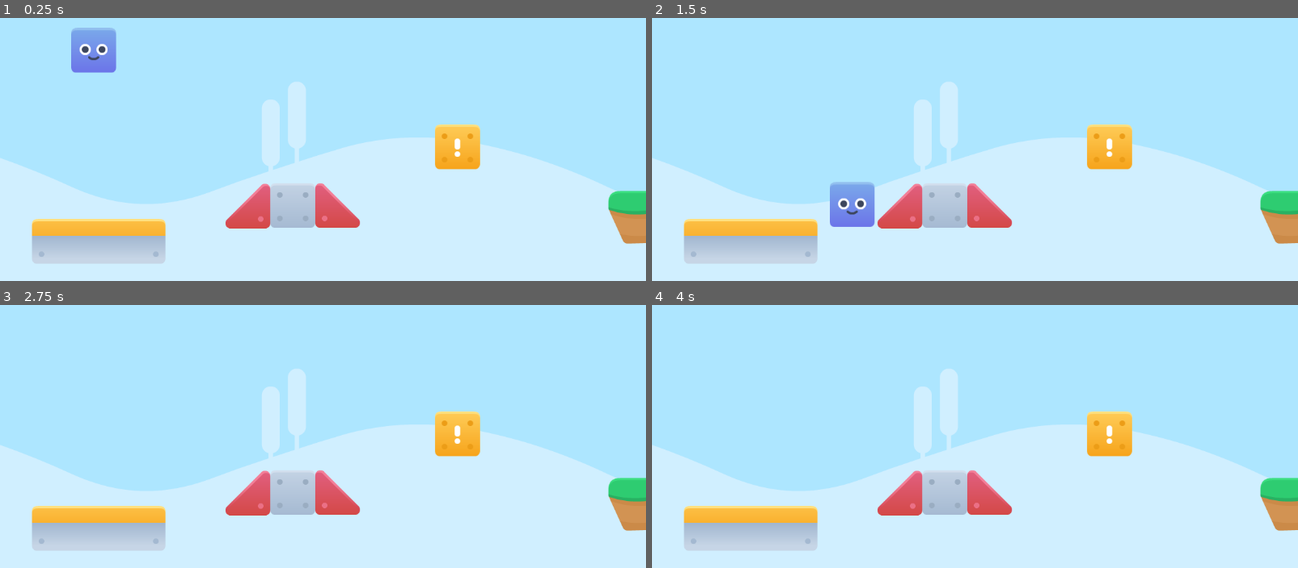
Above: before the commit, frames 1-4 (two rows, left to right).
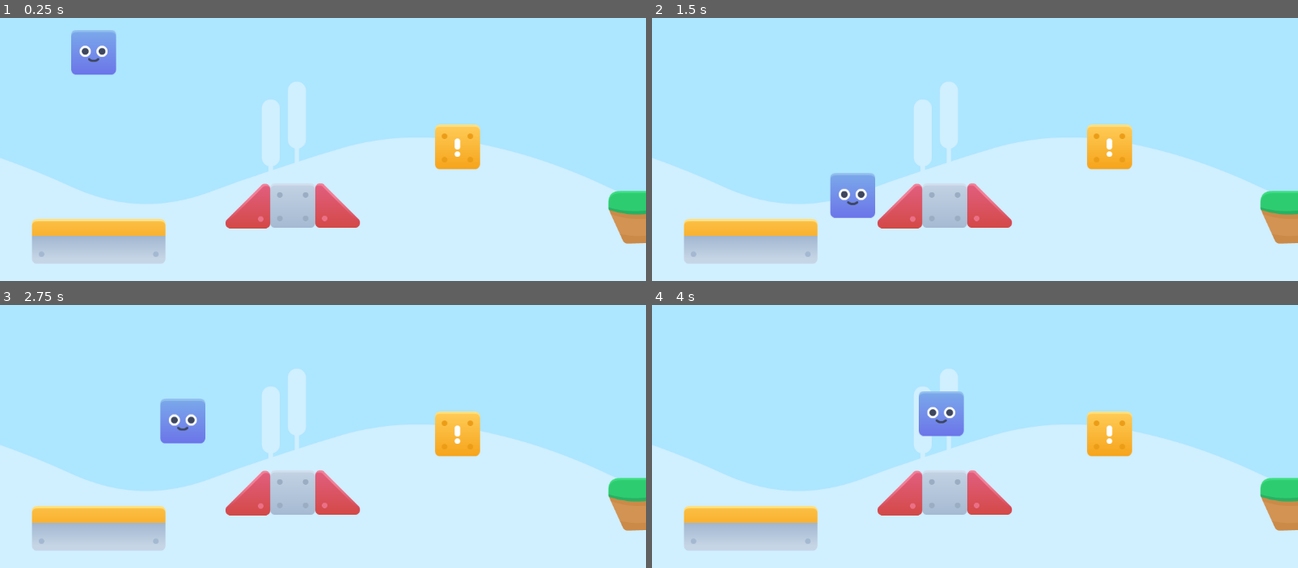
Above: after the commit, the same moments.

Repository: daribot/shapeuniverse
Game: Godot game, scene res://level1.tscn
The game is run twice, just before and just after one commit, with the same random seed, the same clock (stepped at 60 frames per second) and the same inputs.
Inputs:
- Up to frame 1 (0.25 s): no input
- Up to frame 2 (1.5 s): hold Right (derecha) from 0.53 s (still down); tap A (a) at 0.6 s; tap Up (saltar) at 0.77 s; tap D (d) at 0.8, 1.35 s
- Up to frame 3 (2.75 s): tap Up (saltar) at 1.52 s; tap W (w) at 1.55, 2.1 s; release Right (derecha) at 2.03 s; hold Left (izquierda) from 2.03 s (still down); tap A (a) at 2.3 s
- Up to frame 4 (4 s): release Left (izquierda) at 2.78 s; hold Right (derecha) from 2.78 s (still down); tap A (a) at 2.85 s; tap Up (saltar) at 3.02, 3.77 s; tap D (d) at 3.05, 3.6 s; tap W (w) at 3.8 s

The runs differ from the first frame. In frame 1, 0.3% of the frame differs, in the area x 11-19%, y 3-22%; in frame 2, 0.8%; in frame 3, 1.2%, in the area x 24-32%, y 35-53%; in frame 4, 1.2%.

Commit message:
Update level1.tscn

Diff:
--- a/level1.tscn
+++ b/level1.tscn
@@ -18,69 +18,24 @@
 [ext_resource type="Texture2D" uid="uid://k0c531t8frb8" path="res://assets/kenney_shape-characters/PNG/Default/tile_half_center.png" id="16_beq0j"]
 [ext_resource type="Texture2D" uid="uid://cmg2pj2xdkp26" path="res://assets/kenney_shape-characters/PNG/Default/tile_half_right.png" id="17_nauge"]
 
-[sub_resource type="RectangleShape2D" id="RectangleShape2D_usj0q"]
-size = Vector2(86, 80)
-
-[sub_resource type="RectangleShape2D" id="RectangleShape2D_crycw"]
-size = Vector2(234.5, 82)
-
 [sub_resource type="RectangleShape2D" id="RectangleShape2D_eqrsh"]
 size = Vector2(380, 102)
 
 [sub_resource type="RectangleShape2D" id="RectangleShape2D_ycv2e"]
 size = Vector2(268, 40)
 
+[sub_resource type="RectangleShape2D" id="RectangleShape2D_crycw"]
+size = Vector2(234.5, 82)
+
+[sub_resource type="RectangleShape2D" id="RectangleShape2D_usj0q"]
+size = Vector2(86, 80)
+
 [node name="Node2D" type="Node2D"]
-
-[node name="Bloque!" type="StaticBody2D" parent="."]
-position = Vector2(817.703, 408)
-
-[node name="TileExclamation" type="Sprite2D" parent="Bloque!"]
-position = Vector2(-2, 0)
-texture = ExtResource("1_usj0q")
-
-[node name="CollisionShape2D" type="CollisionShape2D" parent="Bloque!"]
-position = Vector2(0, 1)
-shape = SubResource("RectangleShape2D_usj0q")
 
 [node name="Jugador" parent="." instance=ExtResource("4_v8kj3")]
 position = Vector2(167, 227)
-
-[node name="PrimeraPlat" type="StaticBody2D" parent="."]
-position = Vector2(55, -31)
-
-[node name="CollisionShape2D" type="CollisionShape2D" parent="PrimeraPlat"]
-position = Vector2(120.75, 603)
-shape = SubResource("RectangleShape2D_crycw")
-
-[node name="Sprite2D" type="Sprite2D" parent="PrimeraPlat"]
-position = Vector2(200, 608)
-texture = ExtResource("1_ootpb")
-
-[node name="Sprite2D2" type="Sprite2D" parent="PrimeraPlat"]
-position = Vector2(42, 608)
-texture = ExtResource("2_v38iq")
-
-[node name="Sprite2D3" type="Sprite2D" parent="PrimeraPlat"]
-position = Vector2(120, 608)
-texture = ExtResource("3_v8kj3")
-
-[node name="SegundaPlat" type="StaticBody2D" parent="."]
-
-[node name="TileGrey" type="Sprite2D" parent="SegundaPlat"]
-position = Vector2(522, 513)
-texture = ExtResource("6_xy4tn")
-
-[node name="Sprite2D" type="Sprite2D" parent="SegundaPlat"]
-position = Vector2(442, 514)
-texture = ExtResource("7_usj0q")
-
-[node name="TileRampRight" type="Sprite2D" parent="SegundaPlat"]
-position = Vector2(602, 513)
-texture = ExtResource("8_5j5gb")
-
-[node name="CollisionPolygon2D" type="CollisionPolygon2D" parent="SegundaPlat"]
-polygon = PackedVector2Array(470, 468, 570, 468, 580, 468, 651, 539, 651, 552, 397, 553, 396, 539)
+gravity = 350
+speed = 201
 
 [node name="Camera2D" type="Camera2D" parent="." node_paths=PackedStringArray("object_to_follow")]
 position = Vector2(574, 326)
@@ -142,22 +97,90 @@
 position = Vector2(1, -1)
 shape = SubResource("RectangleShape2D_eqrsh")
 
-[node name="StaticBody2D" type="StaticBody2D" parent="."]
-position = Vector2(3162, 452)
+[node name="StaticBody2D3" type="StaticBody2D" parent="Plats"]
+position = Vector2(1887, -82)
 scale = Vector2(1, 1.74119)
 
-[node name="TileHalfLeft" type="Sprite2D" parent="StaticBody2D"]
+[node name="TileHalfLeft" type="Sprite2D" parent="Plats/StaticBody2D3"]
 position = Vector2(-189, 0)
 texture = ExtResource("15_1idop")
 
-[node name="TileHalfCenter" type="Sprite2D" parent="StaticBody2D"]
+[node name="TileHalfCenter" type="Sprite2D" parent="Plats/StaticBody2D3"]
 position = Vector2(-117, 0)
 scale = Vector2(2.08, 1)
 texture = ExtResource("16_beq0j")
 
-[node name="TileHalfRight" type="Sprite2D" parent="StaticBody2D"]
+[node name="TileHalfRight" type="Sprite2D" parent="Plats/StaticBody2D3"]
 texture = ExtResource("17_nauge")
 
-[node name="CollisionShape2D" type="CollisionShape2D" parent="StaticBody2D"]
+[node name="CollisionShape2D" type="CollisionShape2D" parent="Plats/StaticBody2D3"]
 position = Vector2(-94, 0)
 shape = SubResource("RectangleShape2D_ycv2e")
+
+[node name="StaticBody2D4" type="StaticBody2D" parent="Plats"]
+position = Vector2(2417, -132)
+scale = Vector2(1, 1.74119)
+
+[node name="TileHalfLeft" type="Sprite2D" parent="Plats/StaticBody2D4"]
+position = Vector2(-189, 0)
+texture = ExtResource("15_1idop")
+
+[node name="TileHalfCenter" type="Sprite2D" parent="Plats/StaticBody2D4"]
+position = Vector2(-117, 0)
+scale = Vector2(2.08, 1)
+texture = ExtResource("16_beq0j")
+
+[node name="TileHalfRight" type="Sprite2D" parent="Plats/StaticBody2D4"]
+texture = ExtResource("17_nauge")
+
+[node name="CollisionShape2D" type="CollisionShape2D" parent="Plats/StaticBody2D4"]
+position = Vector2(-94, 0)
+shape = SubResource("RectangleShape2D_ycv2e")
+
+[node name="PrimeraPlat" type="StaticBody2D" parent="Plats"]
+position = Vector2(-1220, -565)
+
+[node name="CollisionShape2D" type="CollisionShape2D" parent="Plats/PrimeraPlat"]
+position = Vector2(120.75, 603)
+shape = SubResource("RectangleShape2D_crycw")
+
+[node name="Sprite2D" type="Sprite2D" parent="Plats/PrimeraPlat"]
+position = Vector2(200, 608)
+texture = ExtResource("1_ootpb")
+
+[node name="Sprite2D2" type="Sprite2D" parent="Plats/PrimeraPlat"]
+position = Vector2(42, 608)
+texture = ExtResource("2_v38iq")
+
+[node name="Sprite2D3" type="Sprite2D" parent="Plats/PrimeraPlat"]
+position = Vector2(120, 608)
+texture = ExtResource("3_v8kj3")
+
+[node name="SegundaPlat" type="StaticBody2D" parent="Plats"]
+position = Vector2(-1275, -534)
+
+[node name="TileGrey" type="Sprite2D" parent="Plats/SegundaPlat"]
+position = Vector2(522, 513)
+texture = ExtResource("6_xy4tn")
+
+[node name="Sprite2D" type="Sprite2D" parent="Plats/SegundaPlat"]
+position = Vector2(442, 514)
+texture = ExtResource("7_usj0q")
+
+[node name="TileRampRight" type="Sprite2D" parent="Plats/SegundaPlat"]
+position = Vector2(602, 513)
+texture = ExtResource("8_5j5gb")
+
+[node name="CollisionPolygon2D" type="CollisionPolygon2D" parent="Plats/SegundaPlat"]
+polygon = PackedVector2Array(470, 468, 570, 468, 580, 468, 651, 539, 651, 552, 397, 553, 396, 539)
+
+[node name="Bloque!" type="StaticBody2D" parent="Plats"]
+position = Vector2(-457.297, -126)
+
+[node name="TileExclamation" type="Sprite2D" parent="Plats/Bloque!"]
+position = Vector2(-2, 0)
+texture = ExtResource("1_usj0q")
+
+[node name="CollisionShape2D" type="CollisionShape2D" parent="Plats/Bloque!"]
+position = Vector2(0, 1)
+shape = SubResource("RectangleShape2D_usj0q")
